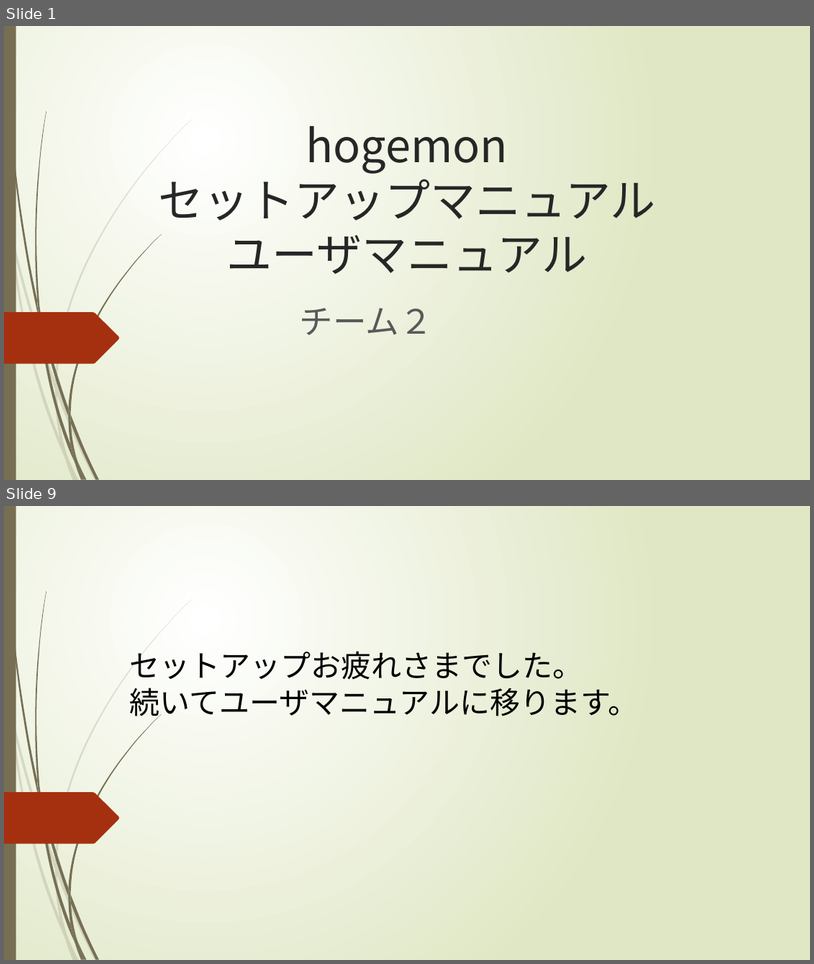
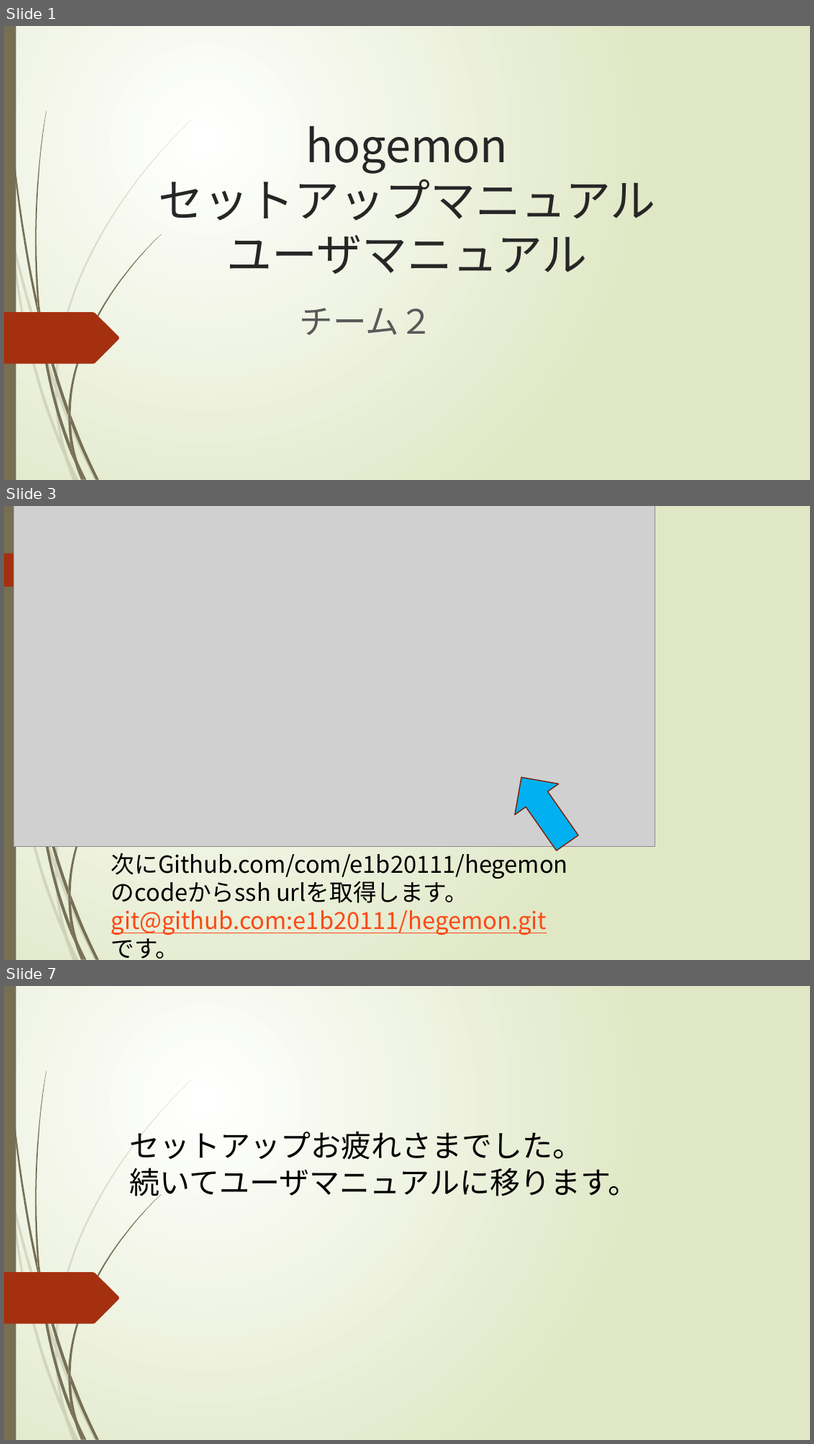
Before and after one commit to e1b20111/hogemon, a slide deck: hogemonマニュアル.pptx. Shown one above the other, each under a label of ours: slides 1 and 9 before the commit, slides 1, 3 and 7 after it; the slides between them are not shown. The pictures are 814x964 and 814x1444 pixels, drawn with LibreOffice and Linux fonts; fonts in the diff are those of the drawing; grey boxes stand for pictures. Boxes give left, top, right and bottom in pixels: in the first picture for what was removed or moved away, otherwise in the second. Text is boxed around its words. In the diff, an @@ line names an element or a change of style, - is before the commit and + after.

```diff
--- a/hogemonマニュアル.pptx
+++ b/hogemonマニュアル.pptx
@@ slide 3 added at [4, 506, 810, 960], background gradient #FFFFFF to #DFE8C4; not listed: 21 template elements that a slide beside it also shows @@
@@ picture added at [13, 506, 656, 847] @@
@@ freeform shape added at [4, 554, 109, 587], fill #A53010 @@
@@ right arrow added at [500, 762, 589, 857], fill #00B0F0, outline #7A240C 1.25 pt @@
@@ text added at [111, 848, 568, 958], 28 pt, text #000000 @@
+次にGithub.com/com/e1b20111/hegemon
+のcodeからssh urlを取得します。
+git@github.com:e1b20111/hegemon.git
+です。
@@ what was slide 9 is now slide 7 @@
```
Also in this commit, not shown: 2 slides changed, 2 other slides added, 5 slides removed.
